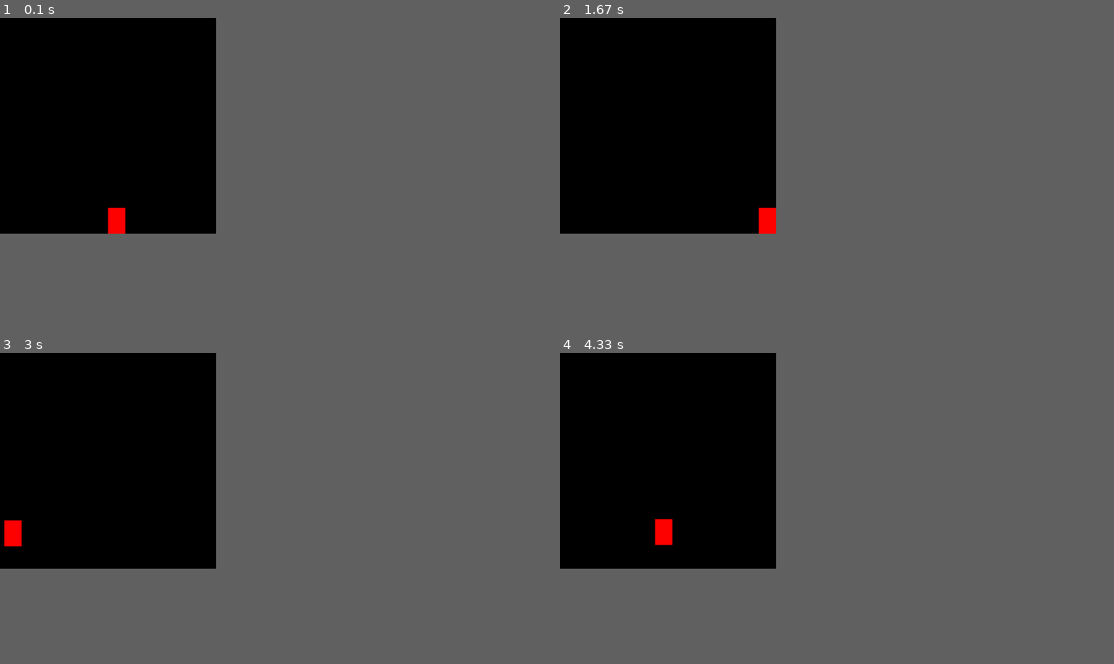
Above: before the commit, frames 1-4 (two rows, left to right).
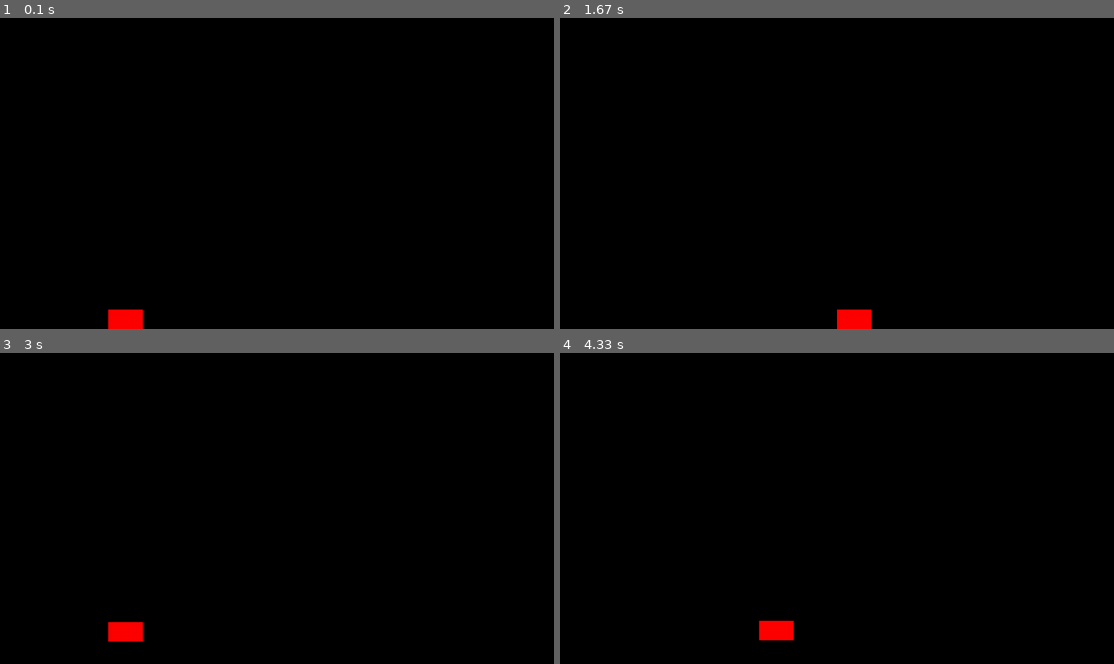
Above: after the commit, the same moments.

Repository: BrianCarducci/pygame-fun
Game: pygame game, started from main.py
The game is run twice, just before and just after one commit, with the same random seed, the same clock (stepped at 60 frames per second) and the same inputs.
Inputs:
- Up to frame 1 (0.1 s): no input
- Up to frame 2 (1.67 s): tap Enter at 0.33, 0.67 s; hold Right 1-1.47 s; tap Space at 1.07, 1.37, 1.57 s; hold Right from 1.5 s (still down)
- Up to frame 3 (3 s): tap Space at 1.87, 2.07, 2.37, 2.63, 2.93 s; release Right at 1.97 s; hold Left 2-2.53 s; hold Left 2.57-2.97 s
- Up to frame 4 (4.33 s): hold Right 3-3.63 s; tap Space at 3.07, 3.37, 3.73, 4.03, 4.23 s; hold Left 3.67-4.13 s; hold Right from 4.17 s (still down)
In our replay, the window is 351x351 before the commit and 900x506 after it. These sizes can differ from the game's own. Grey fills any space a smaller window leaves; there, only what the larger window draws over its background counts as a difference.

The runs differ from the first frame. In frame 1, 0.7% of the frame differs, in the area x 19-26%, y 60-100%; in frame 2, 0.7%; in frame 3, 0.7%; in frame 4, 0.7%, in the area x 17-43%, y 53-93%.

Commit message:
working on scaling elements with screen resizing

Diff:
--- a/main.py
+++ b/main.py
@@ -1,9 +1,11 @@
+import os
 import pygame
-import pygame.freetype
+import pyautogui
 import setup
 
 from state import State
 from entities.player import Player
+
 
 def main():
     pygame.init()
@@ -12,22 +14,24 @@
 
     # GAME_FONT = pygame.freetype.Font("", 24)
 
+    os.environ['SDL_VIDEO_WINDOW_POS'] = str(0) + "," + str(20)
+
     GAME_FONT = pygame.font.Font(pygame.font.get_default_font(), 25)
 
-    SCREEN_WIDTH = 500
-    SCREEN_HEIGHT = 500
+    # WINDOW_WIDTH = 500
+    # WINDOW_HEIGHT = 500
+    WINDOW_WIDTH, WINDOW_HEIGHT = pyautogui.size()
 
     game_state = State.PLAYING
 
-
-    win = pygame.display.set_mode((SCREEN_WIDTH, SCREEN_HEIGHT))
+    win = pygame.display.set_mode((WINDOW_WIDTH, WINDOW_HEIGHT), pygame.RESIZABLE)
     pygame.display.set_caption("My Game")
     pygame.init()
 
-    width = 40
-    height = 60
+    width = WINDOW_WIDTH/16
+    height = WINDOW_HEIGHT/16
     x = 250
-    y = SCREEN_HEIGHT - height
+    y = WINDOW_HEIGHT - height
     vel = 15
 
     player = Player(x, y, width, height, vel, False, 10)
@@ -42,6 +46,7 @@
         for event in pygame.event.get():
             if event.type == pygame.QUIT:
                 run = False
+                break
             if event.type == pygame.KEYDOWN:
                 if event.key == pygame.K_RETURN:
                     if game_state == State.PLAYING:
@@ -50,22 +55,28 @@
                     elif game_state == State.PAUSED:
                         game_state = State.PLAYING
                         text_surface = None
+            if event.type == pygame.VIDEORESIZE:
+                WINDOW_WIDTH = event.w
+                WINDOW_HEIGHT = event.h
+                print("resize event: " + str(WINDOW_WIDTH) + ", " + str(WINDOW_HEIGHT))
 
         keys = pygame.key.get_pressed()
 
-        player.check_player_actions(keys, game_state, SCREEN_WIDTH)
-        draw(entities, text_surface, win)
+        player.check_player_actions(keys, game_state, WINDOW_WIDTH)
+        draw(entities, text_surface, win, WINDOW_WIDTH, WINDOW_HEIGHT)
 
     pygame.quit()
 
 
-def draw(entities, text_surface, win):
+def draw(entities, text_surface, win, window_width, window_height):
     for entity in entities:
         win.fill((0, 0, 0))
         pygame.draw.rect(win, (255, 0, 0), (entity.x, entity.y, entity.width, entity.height))
 
     if text_surface:
-        win.blit(text_surface, (250, 250))
+        w, h = pygame.display.get_surface().get_size()
+        print("from get surface: " + str(win.get_width()) + ", " + str(win.get_height()))
+        win.blit(text_surface, (window_width/2, window_height/2))
 
     pygame.display.update()
 
